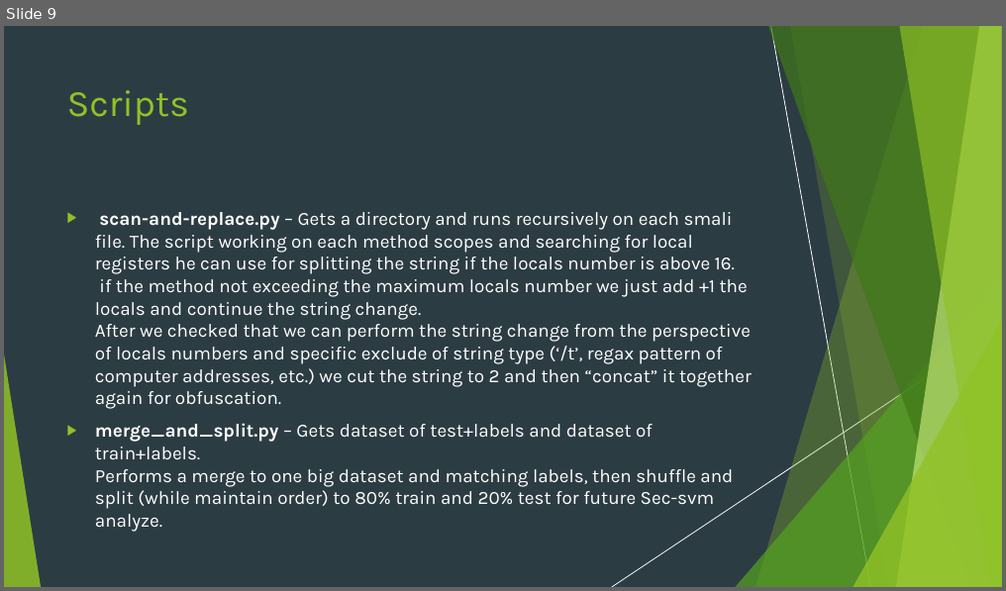
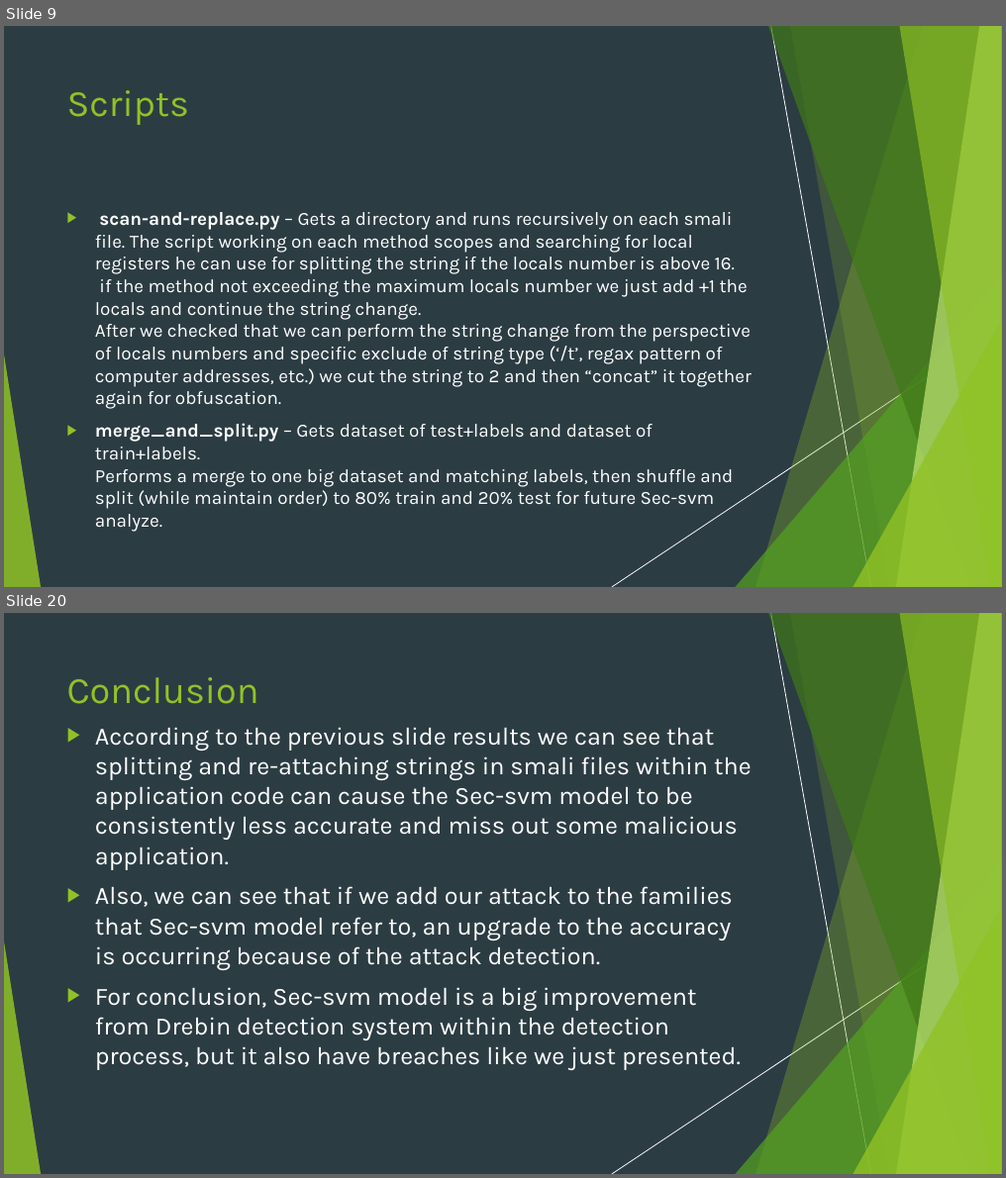
Before and after one commit to nivtal9/Sec-SVM-Final-Project, a slide deck: Sec-svm-demonstration.pptx. Shown one above the other, each under a label of ours: slide 9 before the commit, slides 9 and 20 after it; the slides between them are not shown. The pictures are 1006x591 and 1006x1178 pixels, drawn with LibreOffice and Linux fonts; fonts in the diff are those of the drawing. Boxes give left, top, right and bottom in pixels: in the first picture for what was removed or moved away, otherwise in the second. Text is boxed around its words. In the diff, an @@ line names an element or a change of style, - is before the commit and + after.

```diff
--- a/Sec-svm-demonstration.pptx
+++ b/Sec-svm-demonstration.pptx
@@ slide 20 added at (4, 613, 1002, 1174), background #2C3C43; not listed: 10 template elements that a slide beside it also shows @@
@@ rectangle added at (4, 613, 1002, 1174), fill #2C3C43 @@
@@ title added at (67, 677, 259, 704), 36 pt, text #90C226 @@
+Conclusion
@@ text added at (95, 727, 751, 1070), 24 pt, text #FFFFFF @@
+▶ According to the previous slide results we can see that splitting and re-attaching strings in smali files within the application code can cause the Sec-svm model to be consistently less accurate and miss out some malicious application.
+▶ Also, we can see that if we add our attack to the families that Sec-svm model refer to, an upgrade to the accuracy is occurring because of the attack detection.
+▶ For conclusion, Sec-svm model is a big improvement from Drebin detection system within the detection process, but it also have breaches like we just presented.
@@ group added at (4, 613, 1002, 1174): 5 freeform shapes, 3 triangles, 2 lines @@
```
Also in this commit, not shown: 3 slides changed, 8 other slides added, 3 other files.
